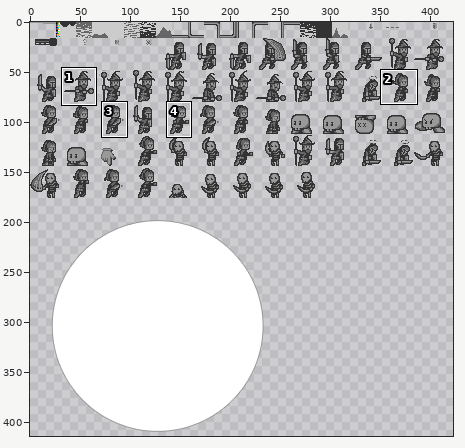
A sprite sheet gets an edit: assets/textures.png. Above, an overview of the earlier version with the close-up marked.
Close-up. First the earlier version:
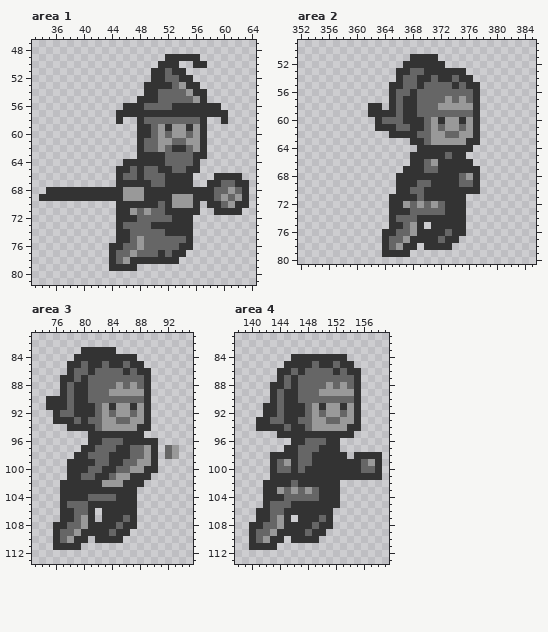
The file is 432x432 pixels. Pixels under 10% opacity are left out. Colours within 5 levels of each other are drawn and written as one. Shown: area 1: x 33..64, y 47..81; area 2: x 352..385, y 49..80; area 3: x 73..95, y 81..113; area 4: x 138..159, y 81..113. The wide view leaves out empty margins. The commit also changed other parts of the picture, which this record leaves out.
After the commit:
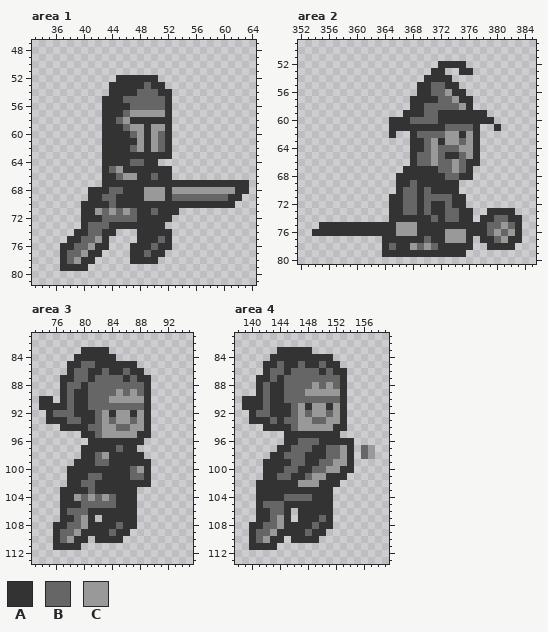
Palette (. is transparent): A #333333  B #666666  C #999999
The edit:
Area 1:
y 49: x 52..56 AAAAA -> .....
y 50: x 51..53 AAA -> ...; x 56..57 AA -> ..
y 51: x 50..54 AABAA -> .....
y 52: x 45..49 ..... -> AAAAA; x 51..55 ABBAA -> .....
y 53: x 44..49 .....A -> AAAAAB; x 52..56 ABCAA -> .....
y 54: x 44..57 .....AABBBBCAA -> AAAABBBAA.....
y 55: x 43..50 .....AAA -> AAABBBBB; x 52..57 BBBBCA -> A.....
y 56: x 43..45 ... -> AAA; x 47..48 AA -> BB; x 52..59 BAAAAAAA -> A.......
y 57: x 43..44 .. -> AA; x 46..51 AAAAAA -> BCCCCC; x 53..60 AAAAAAAA -> ........
y 58: x 43..47 ..A.. -> AABCA; x 49..57 BBBBBBBBA -> AAAA.....; x 60 A -> .
y 59: x 43..48 .....A -> AAABCC; x 50 B -> C; x 53..57 CCACA -> .....
y 60: x 43..48 .....A -> AAAABC; x 50..57 BCBCCBCA -> CBA.....
y 61: x 43..57 .....ABBCCBBCCA -> AAAAACACBA.....
y 62: x 43..57 .....ABBCBAABCA -> AAAABCACBA.....
y 63: x 43..47 ..... -> AAAAA; x 52..57 BBBBAA -> A.....
y 64: x 43..45 ... -> AAA; x 47..48 AA -> BB; x 51..56 ABBBBA -> ......
y 65: x 43..45 ..A -> ABC; x 47 B -> A; x 49..50 BB -> AA; x 53..56 BBAA -> ....
y 66: x 43..47 ..ABB -> AABCC; x 49 B -> A; x 51 B -> A; x 53..55 AAA -> ...; x 59..62 AAAA -> ....
y 67: x 43..44 .. -> AA; x 50..51 BB -> AA; x 56..57 .. -> AA; x 60..61 BB -> AA
y 68: x 35..40 AAAAAA -> ......; x 44..51 AACCCAAA -> BBAAACCC; x 53..60 AAAAAABB -> CCCCCCCC; x 62 B -> A
y 69: x 34..40 AAAAAAA -> .......; x 43..44 AA -> BB; x 46..51 CCCAAA -> AAACCC; x 53..58 CCCAAA -> BBBBBB; x 60..63 CBCA -> BAA.
y 70: x 40..44 ..... -> AAAAB; x 51 B -> A; x 53..55 CCC -> AAA; x 57 . -> A; x 60..63 BCAA -> AA..
y 71: x 40..49 .....AACBC -> AACBCBCBAA; x 51 B -> A; x 54..56 AAA -> ...; x 59..62 AAAA -> ....
y 72: x 40..55 .....AAABBBBBAAA -> AAABBBBBAAAAA...
y 73: x 40..44 ..... -> ABBBA; x 46..49 BBBB -> AAAA; x 52..55 AAAA -> ....
y 74: x 39..51 ......AABBBBB -> AABBAA...AAAA; x 53..55 AAA -> ...
y 75: x 38..43 ...... -> AABBCA; x 45..50 AABCBB -> ...AAA; x 52..55 BBBA -> A...
y 76: x 37..49 .......AABBCB -> AABBCAA...AAA; x 51..55 BBBAA -> AA...
y 77: x 37..42 ...... -> ABBCAA; x 44..48 ABBCB -> ...AA; x 50 B -> A; x 52..54 BAA -> ...
y 78: x 37..41 ..... -> ABCAA; x 44..46 ABC -> ...; x 51..53 AAA -> ...
y 79: x 37..40 .... -> AAAA; x 44..47 AAAA -> ....
Area 2:
y 51: x 368..371 AAAA -> ....
y 52: x 367..371 AAAAA -> .....; x 373..375 ... -> AAA
y 53: x 366..370 AABBA -> .....; x 373..374 AA -> ..; x 376 . -> A
y 54: x 366..369 ABBA -> ....; x 371 B -> A; x 374..376 BAA -> ...
y 55: x 365..368 AABB -> ....; x 370 B -> A; x 373 B -> A; x 375..377 BAA -> ...
y 56: x 365..370 ABBABB -> ....AA; x 373..377 BBBBA -> CAA..
y 57: x 365..367 ABA -> ...; x 369..371 BBB -> AAA; x 373..377 CBCBA -> BCAA.
y 58: x 362..363 AA -> ..; x 365..367 ABA -> ...; x 369 B -> A; x 372..374 CCC -> BBB; x 376..377 CA -> A.
y 59: x 362..366 AAAAB -> .....; x 369 B -> A; x 372..376 BBBBB -> AAAAA; x 378 . -> A
y 60: x 363..366 ABBB -> ..AA; x 368..369 AA -> BB; x 371 C -> B; x 373..374 CC -> AA; x 376 C -> A; x 378..379 .. -> AA
y 61: x 363..364 AA -> ..; x 366..367 BB -> AA; x 370..374 BCBCC -> AAABB; x 376 C -> B; x 380 . -> A
y 62: x 366..367 AA -> ..; x 371..375 CCBBC -> BBCCA
y 63: x 372 C -> A; x 375..376 CA -> BC
y 64: x 368 . -> A; x 370..377 AAAAAAA. -> BCBBBCCA
y 65: x 369..373 AAAAB -> BBCBA; x 375..377 A.. -> BCA
y 66: x 369 A -> B; x 372..375 AAAA -> BBCB; x 377 . -> A
y 67: x 370..375 BBAAAA -> AABBCB; x 377 A -> .
y 68: x 373..377 AABCA -> BBAA.
y 69: x 368..370 ABB -> BAA; x 375..377 BBA -> ...
y 70: x 367 A -> B; x 369..370 BA -> AB; x 375..377 AAA -> ...
y 71: x 367..373 AABAAAA -> BBABBBB
y 72: x 367 C -> B; x 369 C -> A; x 371..373 CBA -> AAB
y 73: x 367 A -> B; x 369 B -> A; x 371..374 BBAA -> AABB; x 376 . -> A; x 379..382 .... -> AAAA
y 74: x 366..368 BBB -> AAA; x 371 A -> B; x 373..374 AA -> BB; x 376 . -> A; x 378..383 ...... -> AABBAA
y 75: x 355..364 .......... -> AAAAAAAAAA; x 366..367 AB -> CC; x 370 . -> A; x 376..383 ........ -> AAABBCBA
y 76: x 354..363 .......... -> AAAAAAAAAA; x 366..367 BB -> CC; x 373..383 BAA........ -> CCCAAABCBCA
y 77: x 365..367 BBC -> AAA; x 370 A -> B; x 372..376 BAA.. -> ACCCA; x 378..383 ...... -> AABCAA
y 78: x 366 C -> A; x 368..371 A.AA -> CBCB; x 374..376 ... -> AAA; x 379..382 .... -> AAAA
y 79: x 368..375 ........ -> AAAAAAAA
Area 3:
y 83: x 84 A -> .
y 84: x 85..87 AAA -> ...
y 85: x 81 A -> B; x 83 B -> A; x 86 B -> A; x 88 A -> .
y 86: x 82 B -> A; x 84..87 BBAB -> AABA; x 89 A -> .
y 87: x 80..81 AB -> BA; x 86 B -> A; x 88 B -> A
y 88: x 79 A -> B; x 85 C -> B; x 87 C -> B
y 89: x 84 C -> B; x 86 C -> B; x 88 C -> B
y 90: x 74 . -> A; x 76 A -> .; x 84..88 BBBBB -> CCCCC
y 91: x 74 . -> A; x 81 A -> B; x 83..88 CACCAC -> BBBBBB
y 92: x 75..76 .A -> AB; x 84 B -> A; x 87 B -> A
y 93: x 75 . -> A; x 78 A -> B; x 81 B -> A; x 84..87 CBBC -> BCCB
y 94: x 77 . -> A; x 81 A -> B; x 85..86 CC -> BB; x 88 A -> C
y 95: x 80 . -> A; x 82..87 AAAAAA -> BCCCCC; x 89 . -> A
y 96: x 83..85 BBB -> AAA; x 89..90 AA -> ..
y 97: x 82..85 BBBA -> AAAB; x 87..90 BBCA -> A...; x 92..93 BC -> ..
y 98: x 79 A -> .; x 81 B -> A; x 83 B -> C; x 87..90 BBCA -> AA..; x 92..93 BC -> ..
y 99: x 78 A -> .; x 86..90 BBCCA -> AAAA.
y 100: x 81..82 BB -> AA; x 85..87 BBC -> AAB; x 90 A -> .
y 101: x 80 B -> A; x 82 A -> B; x 84..88 BCCAA -> AAABB
y 102: x 77 A -> .; x 80..81 AA -> BB; x 83..85 CCC -> AAA; x 89 . -> A
y 103: x 81 A -> B
y 104: x 79..81 AAB -> CBC; x 83 B -> C
y 105: x 78..79 BB -> AA; x 81..84 AAAA -> BBBB
y 106: x 78 A -> B; x 82 . -> A
y 107: x 86 B -> A
Area 4:
y 83: x 144..148 ..... -> AAAAA
y 84: x 143..145 ... -> AAA; x 152..153 AA -> ..
y 85: x 142..144 ... -> AAB; x 147 A -> B; x 149..150 BA -> AB; x 152..154 BAA -> A..
y 86: x 142..144 ..A -> ABB; x 147 A -> B; x 150 B -> A; x 153..155 BAA -> A..
y 87: x 141..143 ... -> AAB; x 146 A -> B; x 153..155 BBA -> A..
y 88: x 141..142 .. -> AB; x 146 A -> B; x 149 B -> C; x 153..155 CBA -> A..
y 89: x 141..142 .. -> AB; x 144..146 BAA -> ABB; x 148..149 BB -> CC; x 153..155 CCA -> A..
y 90: x 139..142 .... -> AAAB; x 144..146 BAA -> ABB; x 153..155 BBA -> A..
y 91: x 139..142 ...A -> AAAB; x 144 B -> A; x 146..148 AAB -> BCA; x 150..151 AC -> CA; x 154..155 CA -> ..
y 92: x 140..142 ..A -> ABB; x 144 B -> A; x 146..147 AA -> BC; x 150..151 BC -> CB; x 153..155 BCA -> A..
y 93: x 140 . -> A; x 144..155 BAABBCCBBCCA -> ABBCCBBCCA..
y 94: x 141 A -> .; x 145..148 BAAB -> ABCC; x 152..155 CCAA -> AA..
y 95: x 144 A -> .; x 153..154 AA -> ..
y 96: x 145 . -> A; x 147 A -> B; x 150 B -> A; x 153..154 .. -> AA
y 97: x 144 . -> A; x 146 A -> B; x 149 B -> A; x 151..154 AA.. -> BBCA; x 156..157 .. -> BC
y 98: x 145..146 AA -> BB; x 148 B -> A; x 151..158 AAA.AAAA -> BBCA.BC.
y 99: x 142 . -> A; x 144..146 BCA -> AAB; x 148 B -> A; x 150..153 AAAA -> BBCC; x 155..158 ABCA -> ....
y 100: x 142 . -> A; x 144 B -> A; x 146..147 AB -> BA; x 149..152 AAAA -> BBCC; x 155..158 ABBA -> ....
y 101: x 142 . -> A; x 144..145 AA -> BB; x 148..150 AAA -> BCC; x 154..158 AAAAA -> .....
y 102: x 141 . -> A; x 146..149 BAAA -> ACCC
y 103: x 141 . -> A; x 144..149 CBCBCB -> AAAAAA; x 152 A -> .
y 104: x 141 . -> A; x 149 B -> A; x 152 A -> .
y 105: x 141..142 .A -> AB; x 145 B -> A; x 152 A -> .
y 106: x 146 A -> .
Boxes around the changes in both close-ups, in picture pixels (x1, y1, x2, y2):
changed: (39, 54, 249, 271)
changed: (312, 54, 522, 257)
changed: (39, 347, 179, 522)
changed: (242, 347, 382, 515)
